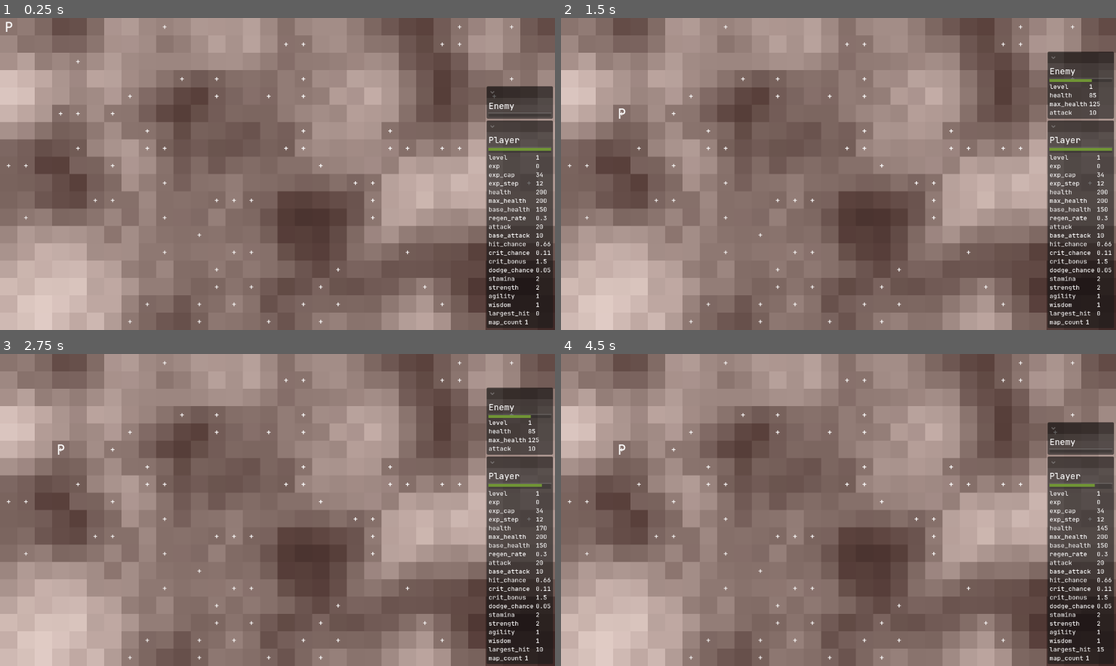
Above: before the commit, frames 1-4 (two rows, left to right).
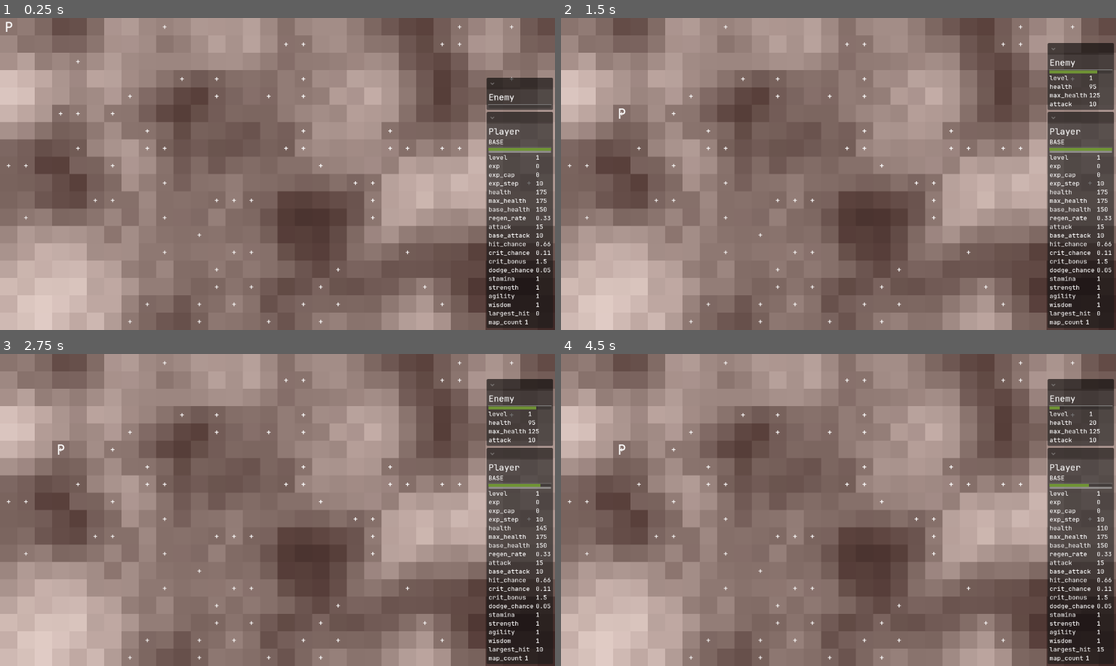
Above: after the commit, the same moments.

Repository: crystalfiction/rpg-simulator
Game: Godot game, scene res://src/controllers/world/world_controller.tscn
The game is run twice, just before and just after one commit, with the same random seed, the same clock (stepped at 60 frames per second) and the same inputs.
Inputs:
- Up to frame 1 (0.25 s): no input
- Up to frame 2 (1.5 s): hold C (world_continue) 0.53-1.28 s; tap Enter at 1.25 s; tap S (world_speed) at 1.35 s
- Up to frame 3 (2.75 s): tap C (world_continue) at 2 s; hold C (world_continue) from 2.03 s (still down)
- Up to frame 4 (4.5 s): release C (world_continue) at 2.78 s; tap S (world_speed) at 2.85, 4.35 s; tap C (world_continue) at 3.5 s; hold C (world_continue) 3.53-4.28 s

The runs differ from the first frame. In frame 1, 0.9% of the frame differs, in the area x 87-100%, y 19-87%; in frame 2, 1.3%; in frame 3, 1.3%; in frame 4, 2.3%, in the area x 87-100%, y 8-87%.

Commit message:
implemented basic class structure

Diff:
--- a/src/controllers/entities/player/player_controller.gd
+++ b/src/controllers/entities/player/player_controller.gd
@@ -101,11 +101,16 @@
 ## returns updated stats dictionary
 func _calculate_exp(stats: Dictionary) -> Dictionary:
 	stats.level += 1
-	self.exp_step += (10)
-	self.exp_cap = (self.exp_step) * (stats.level * PI)
+	self.exp_step = 10
+	# quadratic formula
+	# self.exp_cap = self.exp_step * (stats.level ** 2)
+	# exponential formula
+	self.exp_cap = self.exp_step * (stats.level - 1) ** 1.5
+
 	stats.exp_step = self.exp_step
 	stats.exp_cap = self.exp_cap
 	stats.exp = 0
+
 	return stats
 
 ## calculates base attribute values for a given stats dictionary
@@ -113,11 +118,10 @@
 func _calculate_attributes(p: Player) -> Dictionary:
 	var stats = p.data.stats
 	# base stats
-	stats.stamina += 2
-	stats.strength += 2
+	stats.stamina += 1
+	stats.strength += 1
 	stats.agility += 1
 	stats.wisdom += 1
-
 	# stamina-based
 	stats.max_health = stats.base_health + (stats.stamina * 25)
 	stats.health = stats.max_health
@@ -127,7 +131,7 @@
 	stats.crit_chance += (stats.agility * 0.0001)
 	stats.dodge_chance += (stats.agility * 0.0001)
 	# wisdom-based
-	stats.exp_step += stats.wisdom
+	# stats.exp_step += stats.wisdom
 
 	# return stats
 	return stats
@@ -156,7 +160,13 @@
 ## initializes a new player entity
 func _init_player_entity():
 	var world_controller = self.world.data.controller
+	# create new player scene
 	var new_player = self.player_scene.instantiate()
+
+	## TODO: get player class
+	# initialize player class and data structure
+	new_player.init_player(Player.PlayerClass.BASE)
+
 	# metadata
 	new_player.data.uid = world_controller.uid_ref
 	new_player.data.pid = self.pid_ref
@@ -168,6 +178,7 @@
 	# actions
 	new_player.data.actions.controller = _init_action_controller(new_player)
 
+	# add player
 	self.player = new_player
 	self.add_child(new_player)
 
@@ -175,6 +186,7 @@
 	world_controller.uid_ref += 1
 	self.pid_ref += 1
 
+	# return player
 	return self.player
 
 # Called when the node enters the scene tree for the first time.
--- a/src/controllers/ui/ui_controller.gd
+++ b/src/controllers/ui/ui_controller.gd
@@ -8,6 +8,8 @@
 @export var player_data_container: GridContainer
 @export var player_exp_bar: ProgressBar
 @export var player_health_bar: ProgressBar
+@export var player_class_label: Label
+
 @export var enemy_data_container: GridContainer
 @export var enemy_health_bar: ProgressBar
 
@@ -148,6 +150,10 @@
 ## initializes player data labels in the player data panel
 func _init_player_labels():
 	var player = self.world.data.player
+	# update class label
+	self.player_class_label.text = player.get_player_class_string()
+	self.player_class_label.label_settings = self.label_settings
+	# update stats grid
 	if "stats" in player.data:
 		for s in player.data.stats:
 			var data_key = s
--- a/src/controllers/ui/ui_controller.tscn
+++ b/src/controllers/ui/ui_controller.tscn
@@ -6,7 +6,7 @@
 [sub_resource type="StyleBoxFlat" id="StyleBoxFlat_1mjrn"]
 bg_color = Color(0.4392157, 0.5803922, 0.20784314, 1)
 
-[node name="UiController" type="Control" unique_id=694900400 node_paths=PackedStringArray("world_data_container", "player_data_container", "player_exp_bar", "player_health_bar", "enemy_data_container", "enemy_health_bar")]
+[node name="UiController" type="Control" unique_id=694900400 node_paths=PackedStringArray("world_data_container", "player_data_container", "player_exp_bar", "player_health_bar", "player_class_label", "enemy_data_container", "enemy_health_bar")]
 top_level = true
 layout_mode = 3
 anchors_preset = 15
@@ -19,6 +19,7 @@
 player_data_container = NodePath("ScreenMargins/VBoxContainer/PlayerContainer/MarginContainer/VBoxContainer2/PlayerData")
 player_exp_bar = NodePath("ScreenMargins/VBoxContainer/PlayerContainer/MarginContainer/VBoxContainer2/ExpBar")
 player_health_bar = NodePath("ScreenMargins/VBoxContainer/PlayerContainer/MarginContainer/VBoxContainer2/HealthBar")
+player_class_label = NodePath("ScreenMargins/VBoxContainer/PlayerContainer/MarginContainer/VBoxContainer2/Class")
 enemy_data_container = NodePath("ScreenMargins/VBoxContainer/EnemyContainer/MarginContainer/VBoxContainer2/EnemyData")
 enemy_health_bar = NodePath("ScreenMargins/VBoxContainer/EnemyContainer/MarginContainer/VBoxContainer2/HealthBar")
 
@@ -84,11 +85,16 @@
 layout_mode = 2
 theme_override_constants/separation = 0
 
-[node name="Title" type="Label" parent="ScreenMargins/VBoxContainer/PlayerContainer/MarginContainer/VBoxContainer2" unique_id=890504088]
+[node name="Entity" type="Label" parent="ScreenMargins/VBoxContainer/PlayerContainer/MarginContainer/VBoxContainer2" unique_id=890504088]
 layout_mode = 2
 theme_override_fonts/font = ExtResource("2_1mjrn")
 theme_override_font_sizes/font_size = 18
 text = "Player"
+
+[node name="Class" type="Label" parent="ScreenMargins/VBoxContainer/PlayerContainer/MarginContainer/VBoxContainer2" unique_id=701654423]
+layout_mode = 2
+theme_override_fonts/font = ExtResource("2_1mjrn")
+theme_override_font_sizes/font_size = 15
 
 [node name="HSeparator" type="HSeparator" parent="ScreenMargins/VBoxContainer/PlayerContainer/MarginContainer/VBoxContainer2" unique_id=1206222374]
 layout_mode = 2
--- /dev/null
+++ b/src/entities/player/classes/base.gd
@@ -0,0 +1,24 @@
+class_name BaseClass extends Player
+
+# components
+var init_stats = {
+    "level": 0,
+    "exp": 0,
+    "exp_cap": 0,
+    "exp_step": 0,
+    "health": 0,
+    "max_health": 0,
+    "base_health": 150,
+    "regen_rate": 0.33,
+    "attack": 0,
+    "base_attack": 10,
+    "hit_chance": 0.66,
+    "crit_chance": 0.11,
+    "crit_bonus": 1.50,
+    "dodge_chance": 0.05,
+    "stamina": 0,
+    "strength": 0,
+    "agility": 0,
+    "wisdom": 0,
+    "largest_hit": 0,
+}
--- /dev/null
+++ b/src/entities/player/classes/wanderer.gd
@@ -0,0 +1 @@
+class_name WandererClass extends Player
--- a/src/entities/player/player.gd
+++ b/src/entities/player/player.gd
@@ -7,27 +7,7 @@
 	# "controller": "",
 	"pid": 0,
 	"grid_idx": Vector2i(0, 0),
-	"stats": {
-		"level": 0,
-		"exp": 0,
-		"exp_cap": 0,
-		"exp_step": 0,
-		"health": 0,
-		"max_health": 0,
-		"base_health": 150,
-		"regen_rate": 0.3,
-		"attack": 0,
-		"base_attack": 10,
-		"hit_chance": 0.66,
-		"crit_chance": 0.11,
-		"crit_bonus": 1.50,
-		"dodge_chance": 0.05,
-		"stamina": 0,
-		"strength": 0,
-		"agility": 0,
-		"wisdom": 0,
-		"largest_hit": 0,
-	},
+	# stats,
 	"actions": {
 		"controller": "",
 		"action": null,
@@ -40,25 +20,47 @@
 		"active": false,
 		"done": []
 	}
-	## TODO: classes
-	## TODO: abilities
-	## TODO: items
+	## TODO: abilities,
+	## TODO: items,
 }
 
 var Class: PlayerClass
 enum PlayerClass {
+	BASE,
 	WANDERER,
 }
+var class_objs = {
+	0: BaseClass,
+	1: WandererClass,
+}
 
+## gets and returns the class's initial stats dict from script object
+func _get_class_stats(player_class: PlayerClass) -> Dictionary:
+	# create new class object
+	var new_obj = class_objs[player_class].new()
+	var class_stats = new_obj.init_stats
+	return class_stats
 
-# returns the current Player's PlayerClass value for type validation
+## returns the current Player's PlayerClass value for type validation
 func get_player_class():
 	var curr_class = self.Class
 	return curr_class
 
-## define entity class data
-func _init() -> void:
-	# add init data to entity data dict
-	for k in self.init_data:
-		# init data
-		self.data[k] = self.init_data[k]
+# returns the current player's PlayerClass string
+func get_player_class_string():
+	var curr_class = self.Class
+	var key = self.PlayerClass.find_key(curr_class)
+	return key
+
+## sets player.Class to the passed player_class before entering tree,
+## and initializes player data structure
+func init_player(
+	player_class: PlayerClass = PlayerClass.BASE,
+):
+	# set player class
+	self.Class = player_class
+	# initialize data structure
+	self.data = init_data
+	# overwrite stats with class stats
+	var new_stats = _get_class_stats(self.Class)
+	self.data.stats = new_stats
Not shown, added: src/entities/player/classes/base.gd.uid
Not shown, added: src/entities/player/classes/wanderer.gd.uid
